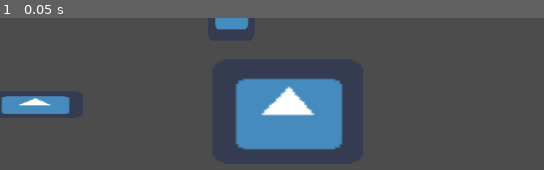
Above: before the commit, frame 1.
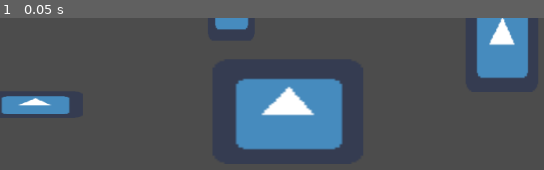
Above: after the commit, the same moment.

Repository: lucianocod/practicGit
Game: Godot game, scene res://jajajaj.tscn
The game is run twice, just before and just after one commit, with the same random seed, the same clock (stepped at 60 frames per second) and the same inputs. The project has no main scene, so this scene is started directly. The engine's default icon, where the game draws it, is replaced by a stand-in: a white triangle on a blue panel in a dark square.
Inputs:
- Up to frame 1 (0.05 s): no input

The runs differ from the first frame. In frame 1, 3.8% of the frame differs, in the area x 87-98%, y 0-40%.

Commit message:
Cuarto commit

Diff:
--- a/jajajaj.tscn
+++ b/jajajaj.tscn
@@ -26,6 +26,14 @@
 "speed": 5.0
 } ]
 
+[sub_resource type="SpriteFrames" id=4]
+animations = [ {
+"frames": [ ExtResource( 1 ) ],
+"loop": true,
+"name": "default",
+"speed": 5.0
+} ]
+
 [node name="jajajaj" type="Node2D"]
 
 [node name="AnimatedSprite" type="AnimatedSprite" parent="."]
@@ -42,3 +50,8 @@
 position = Vector2( 44.5, 111 )
 scale = Vector2( 1.92188, 0.53125 )
 frames = SubResource( 3 )
+
+[node name="AnimatedSprite4" type="AnimatedSprite" parent="."]
+position = Vector2( 642.5, 30 )
+scale = Vector2( 1.45313, 2.03125 )
+frames = SubResource( 4 )
Not shown: 1 places in jajajaj.tscn that only renumber resources
